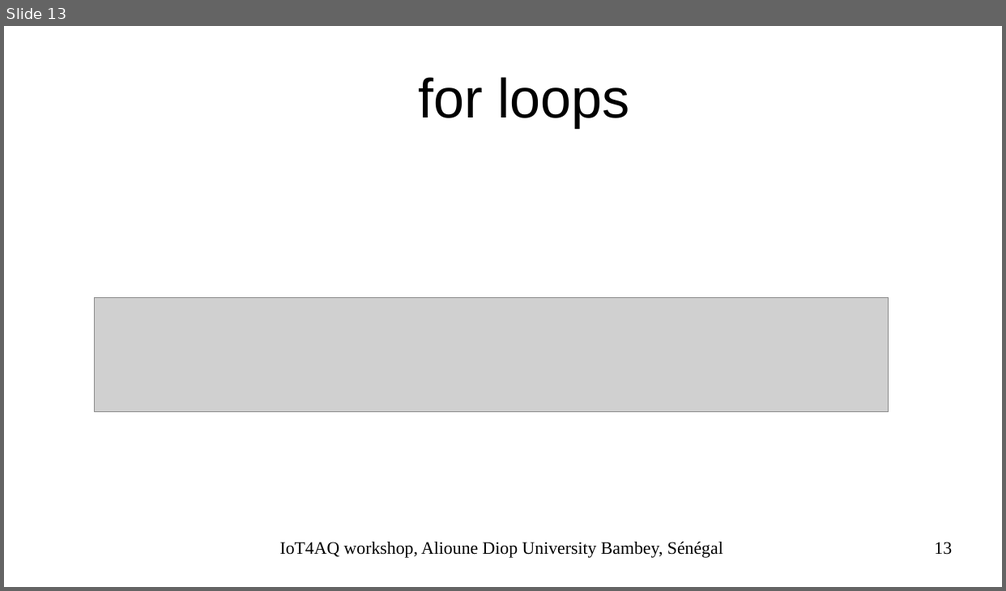
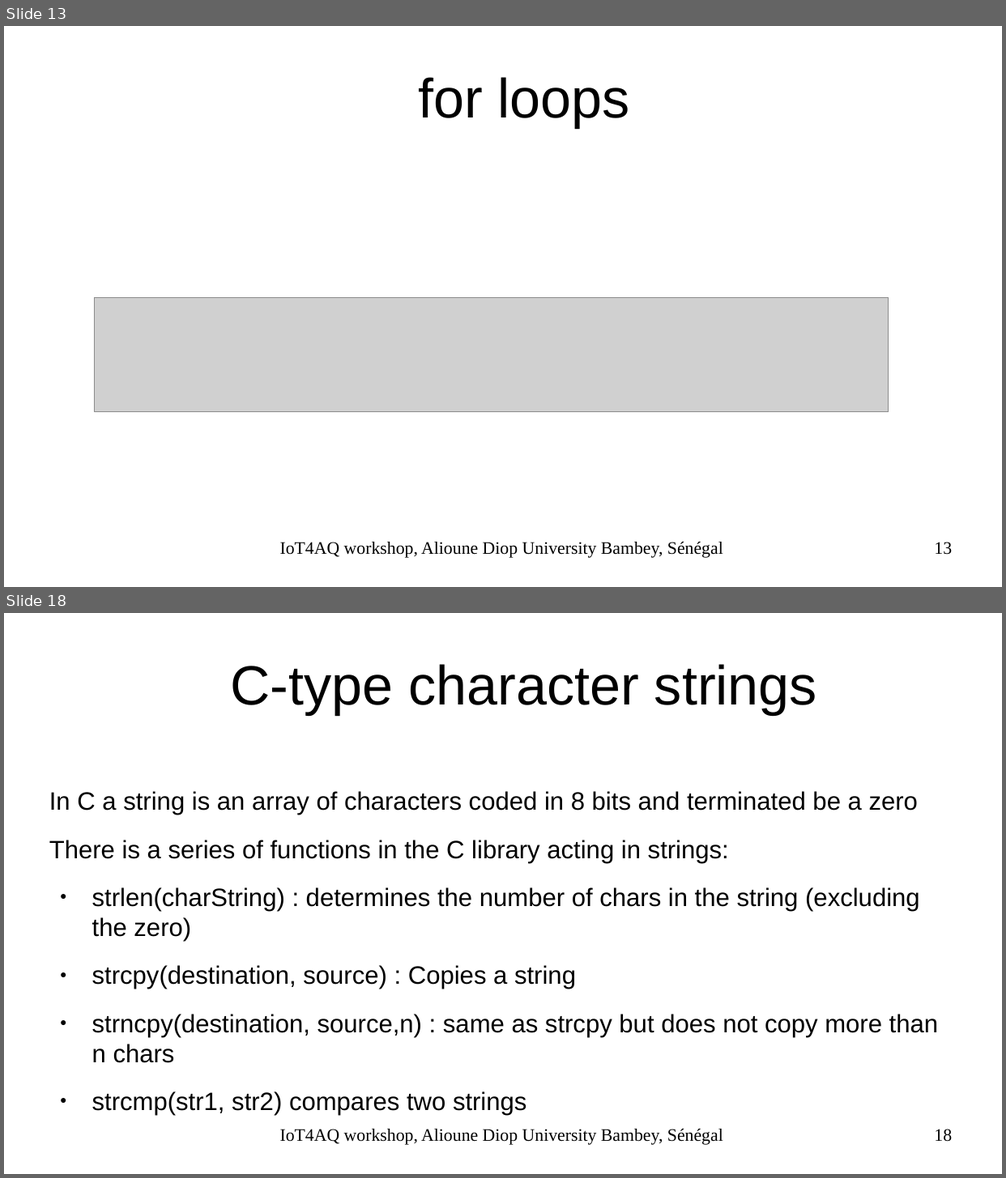
Before and after one commit to uraich/IoT4AQ, a slide deck: workshop/slides/iot4aq_basicC++.odp. Shown one above the other, each under a label of ours: slide 13 before the commit, slides 13 and 18 after it; the slides between them are not shown. The pictures are 1006x591 and 1006x1178 pixels, drawn with LibreOffice and Linux fonts; fonts in the diff are those of the drawing; grey boxes stand for pictures; background and template pictures are left out. Boxes give left, top, right and bottom in pixels: in the first picture for what was removed or moved away, otherwise in the second. Text is boxed around its words. In the diff, an @@ line names an element or a change of style, - is before the commit and + after.

```diff
--- a/workshop/slides/iot4aq_basicC++.odp
+++ b/workshop/slides/iot4aq_basicC++.odp
@@ slide 18 added at [4,613,1002,1174], background #FFFFFF @@
@@ title added at [231,664,817,714], 44 pt, text #000000 @@
+C-type character strings
@@ text added at [49,791,938,1115], 20 pt, text #000000 @@
+In C a string is an array of characters coded in 8 bits and terminated be a zero
+There is a series of functions in the C library acting in strings:
+● strlen(charString) : determines the number of chars in the string (excluding the zero)
+● strcpy(destination, source) : Copies a string
+● strncpy(destination, source,n) : same as strcpy but does not copy more than n chars
+● strcmp(str1, str2) compares two strings
@@ text added at [280,1129,723,1145], 14 pt, text #000000 @@
+IoT4AQ workshop, Alioune Diop University Bambey, Sénégal
@@ page number added at [934,1129,952,1142], 14 pt, text #000000 @@
+18
```
Also in this commit, not shown: 1 slide changed, 8 other slides added, 3 other files.
